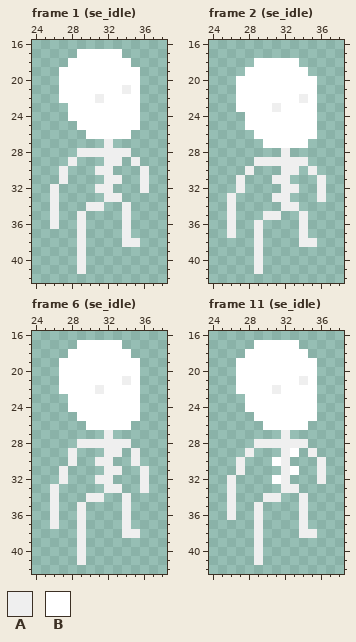
Pixel-art file: Assets/Sprites/Enemy/Skeleton.aseprite. The first picture shows the starting point.
64x64 pixels, 52 frames. Colours within 5 levels of each other are drawn and written as one. Shown: frame 1 (se_idle): x 24..38, y 16..42; frame 2 (se_idle): x 24..38, y 16..42; frame 6 (se_idle): x 24..38, y 16..42; frame 11 (se_idle): x 24..38, y 16..42. The commit also changed other frames, which this record leaves out.
Palette (. is transparent): A #efefef  B #ffffff
Once edited:
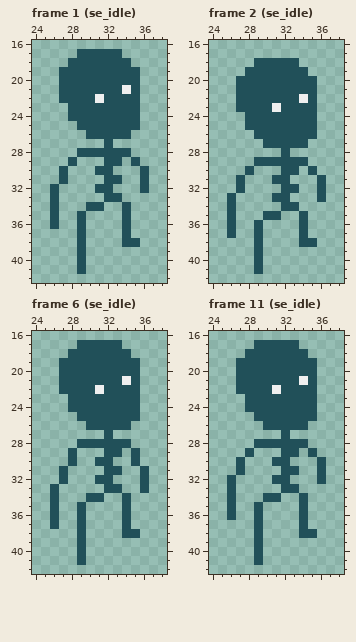
Change:
colour B: #ffffff -> #215059
Frame 1 (se_idle), layers "Head", "Body":
y 27: x 32 A -> B
y 28: x 29..34 AAAAAA -> BBBBBB
y 29: x 28 A -> B; x 32..33 AA -> BB; x 35 A -> B
y 30: x 27 A -> B; x 31..32 AA -> BB; x 36 A -> B
y 31: x 27 A -> B; x 32..33 AA -> BB; x 36 A -> B
y 32: x 26 A -> B; x 31..32 AA -> BB; x 36 A -> B
y 33: x 26 A -> B; x 32..33 AA -> BB
y 34: x 26 A -> B; x 30..31 AA -> BB; x 34 A -> B
y 35..36: x 26 A -> B; x 29 A -> B; x 34 A -> B
y 37: x 29 A -> B; x 34 A -> B
y 38: x 29 A -> B; x 34..35 AA -> BB
y 39..41: x 29 A -> B
Frame 2 (se_idle), layers "Head", "Body":
y 28: x 32 A -> B
y 29: x 29..34 AAAAAA -> BBBBBB
y 30: x 28 A -> B; x 32..33 AA -> BB; x 35 A -> B
y 31: x 27 A -> B; x 31..32 AA -> BB; x 36 A -> B
y 32: x 27 A -> B; x 32..33 AA -> BB; x 36 A -> B
y 33: x 26 A -> B; x 31..32 AA -> BB; x 36 A -> B
y 34: x 26 A -> B; x 32..33 AA -> BB
y 35: x 26 A -> B; x 30..31 AA -> BB; x 34 A -> B
y 36..37: x 26 A -> B; x 29 A -> B; x 34 A -> B
y 38: x 29 A -> B; x 34..35 AA -> BB
y 39..41: x 29 A -> B
Frame 6 (se_idle), layers "Head", "Body":
y 27: x 32 A -> B
y 28: x 29..34 AAAAAA -> BBBBBB
y 29: x 28 A -> B; x 32..33 AA -> BB; x 35 A -> B
y 30: x 28 A -> B; x 31..32 AA -> BB; x 35 A -> B
y 31: x 27 A -> B; x 32..33 AA -> BB; x 36 A -> B
y 32: x 27 A -> B; x 31..32 AA -> BB; x 36 A -> B
y 33: x 26 A -> B; x 32..33 AA -> BB; x 36 A -> B
y 34: x 26 A -> B; x 30..31 AA -> BB; x 34 A -> B
y 35..37: x 26 A -> B; x 29 A -> B; x 34 A -> B
y 38: x 29 A -> B; x 34..35 AA -> BB
y 39..41: x 29 A -> B
Frame 11 (se_idle), layer "Body":
y 27: x 32 A -> B
y 28: x 29..34 AAAAAA -> BBBBBB
y 29: x 28 A -> B; x 32 A -> B; x 35 A -> B
y 30..31: x 27 A -> B; x 32 A -> B; x 36 A -> B
y 32: x 26 A -> B; x 32 A -> B; x 36 A -> B
y 33: x 26 A -> B; x 32..33 AA -> BB
y 34: x 26 A -> B; x 30..31 AA -> BB; x 34 A -> B
y 35..36: x 26 A -> B; x 29 A -> B; x 34 A -> B
y 37: x 29 A -> B; x 34 A -> B
y 38: x 29 A -> B; x 34..35 AA -> BB
y 39..41: x 29 A -> B
Where, in picture pixels (left, top, right, bottom), the same in both pictures:
changed: (50, 49, 149, 274)
changed: (227, 58, 326, 274)
changed: (50, 340, 149, 565)
changed: (227, 340, 326, 565)
